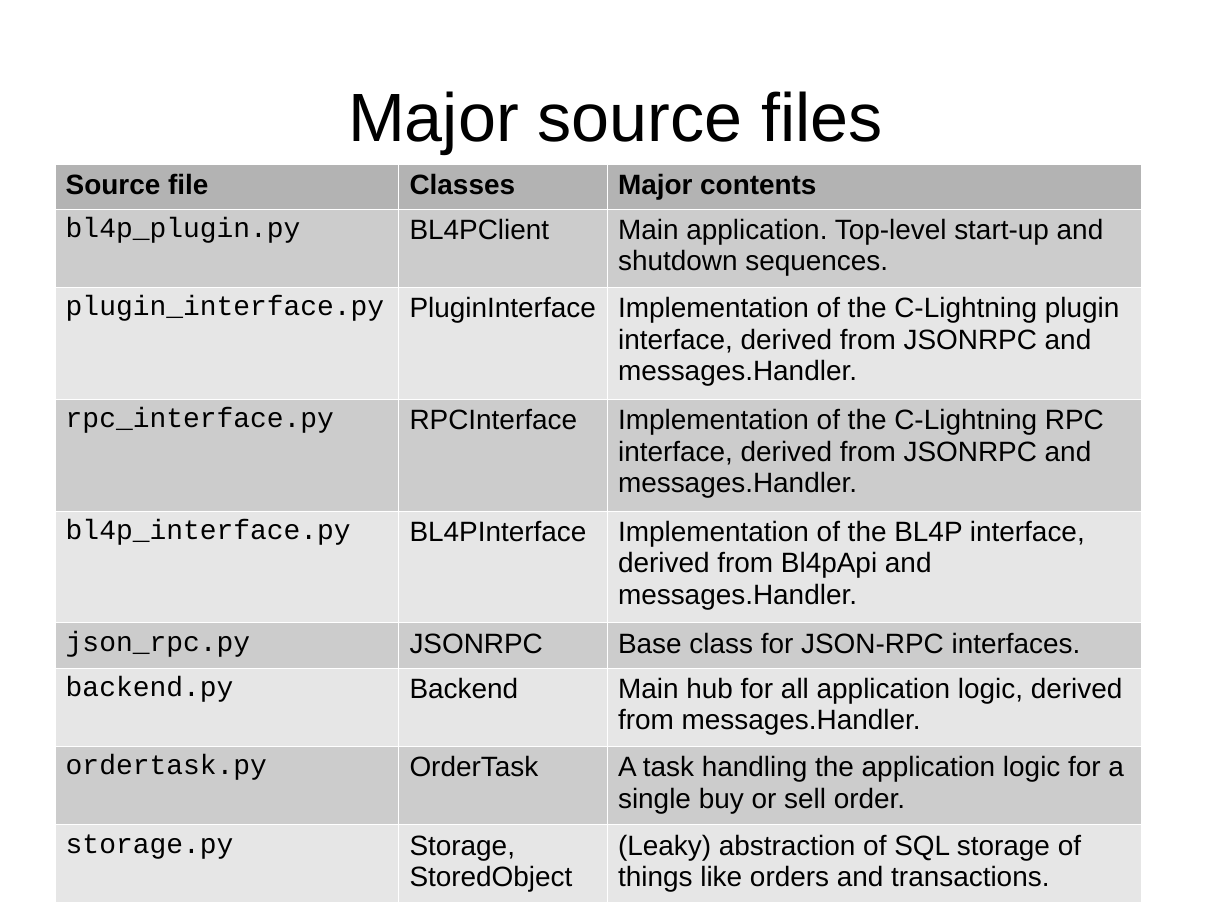
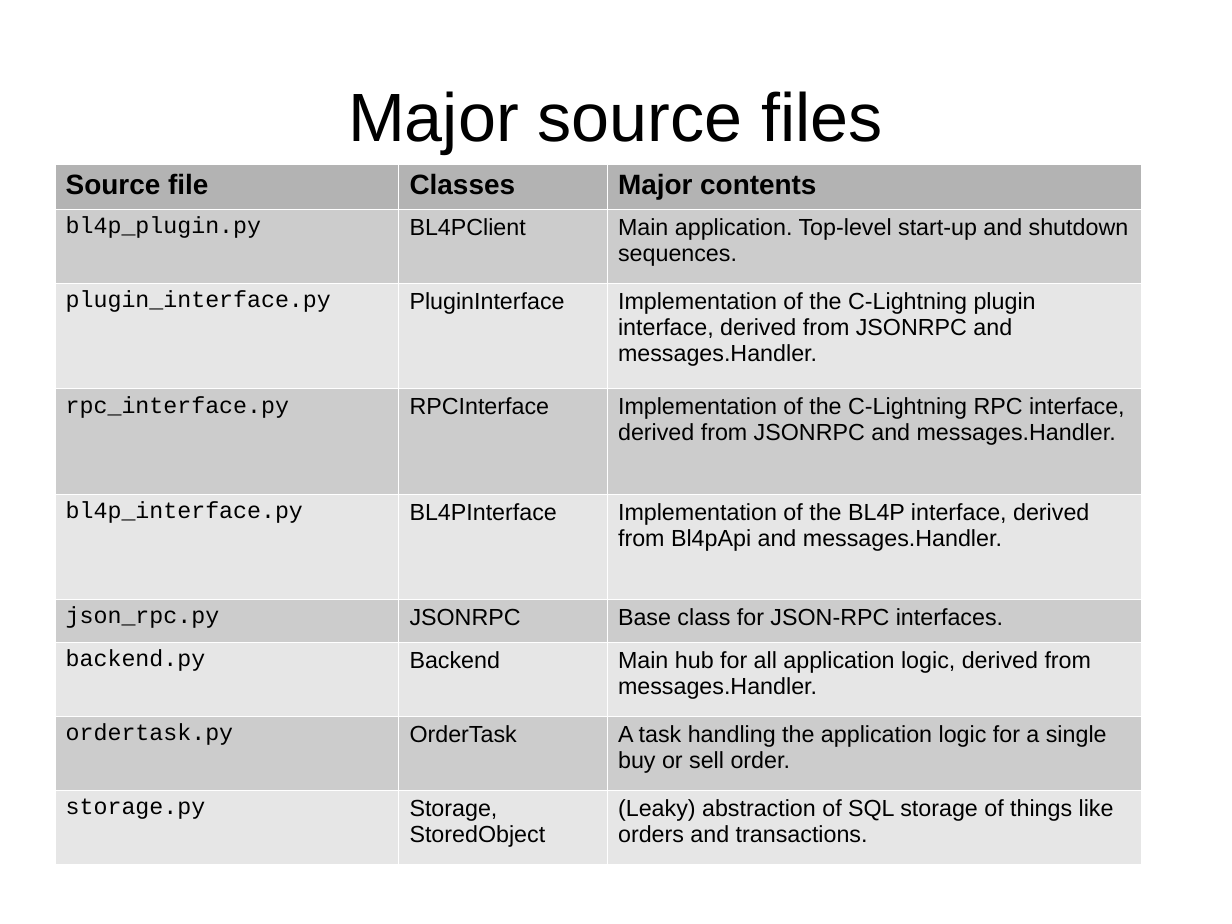
Before and after one commit to bitonic-cjp/bl4p-client, a slide deck: slide 14 of doc/Code overview.odp. Drawn at 1232x924 pixels with LibreOffice and Linux fonts; fonts in the diff are those of the drawing. Boxes give left, top, right and bottom in pixels: in the first picture for what was removed or moved away, otherwise in the second. Text is boxed around its words. In the diff, an @@ line names an element or a change of style, - is before the commit and + after.

```diff
--- a/doc/Code overview.odp
+++ b/doc/Code overview.odp
@@ table at (55, 164, 1143, 863) @@
@@ size 18 to 15 pt @@
```
Also in this commit, not shown: 4 other slides changed, 1 slide added, 1 other file.
